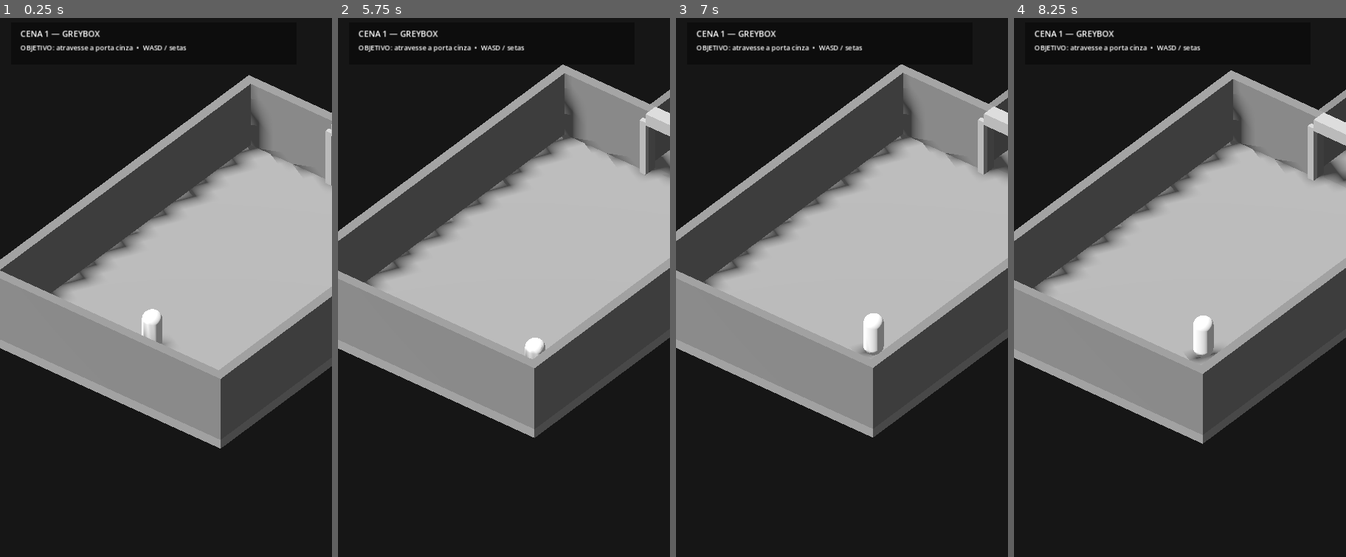
Above: before the commit, frames 1-4 (left to right).
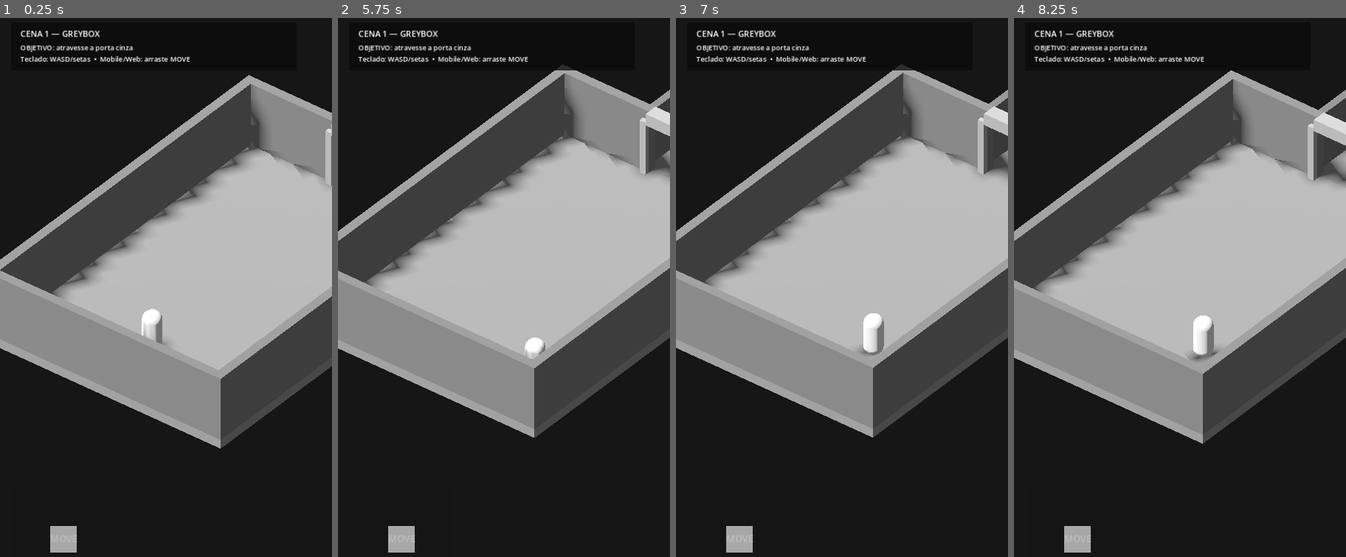
Above: after the commit, the same moments.

Repository: Surgaj/Protocol-Zero
Game: Godot game, scene res://scenes/vertical_slice/scene_01_greybox.tscn
Two runs of this game, one before a commit and one after it. Both use one fixed random seed, a clock stepped at 60 frames per second and the inputs below.
Inputs (mouse positions are in pixels of both pictures, inside the frame that each line leads up to):
- Up to frame 1 (0.25 s): no input
- Up to frame 2 (5.75 s): move the mouse to (577, 276) at 0.52 s; hold D (move_right) 0.53-1.25 s; click (577, 276) at 0.67 s; drag from (437, 336) to (487, 427) at 1.27 s; move the mouse to (537, 179) at 2.02 s; hold D (move_right) 2.03-2.75 s; click (537, 179) at 2.17 s; drag from (487, 427) to (404, 217) at 2.77 s; move the mouse to (603, 395) at 3.52 s; hold A (move_left) 3.53-4.25 s; click (603, 395) at 3.67 s; drag from (404, 217) to (454, 158) at 4.27 s; move the mouse to (520, 309) at 5.02 s; hold S (move_back) from 5.03 s (still down); click (520, 309) at 5.17 s
- Up to frame 3 (7 s): release S (move_back) at 5.75 s; drag from (792, 158) to (775, 336) at 5.77 s; tap Enter at 6.5 s; move the mouse to (915, 276) at 6.52 s; hold W (move_forward) from 6.53 s (still down); click (915, 276) at 6.67 s
- Up to frame 4 (8.25 s): release W (move_forward) at 7.25 s; drag from (1113, 336) to (1163, 427) at 7.27 s; move the mouse to (1213, 179) at 8.02 s; hold S (move_back) from 8.03 s (still down); click (1213, 179) at 8.17 s

The runs differ from the first frame. In frame 1, 0.8% of the frame differs, in the area x 6-58%, y 5-100%; in frame 2, 0.8%; in frame 3, 0.8%, in the area x 6-72%, y 5-100%; in frame 4, 0.8%.

Commit message:
Build mobile Web preview for greybox

Diff:
--- a/godot/scripts/vertical_slice/scene_01_greybox.gd
+++ b/godot/scripts/vertical_slice/scene_01_greybox.gd
@@ -130,7 +130,7 @@
 
 	var panel := ColorRect.new()
 	panel.position = Vector2(24, 22)
-	panel.size = Vector2(620, 92)
+	panel.size = Vector2(620, 104)
 	panel.color = Color(0.04, 0.04, 0.04, 0.78)
 	layer.add_child(panel)
 
@@ -142,9 +142,22 @@
 
 	status_label = Label.new()
 	status_label.position = Vector2(20, 44)
-	status_label.text = "OBJETIVO: atravesse a porta cinza  •  WASD / setas"
+	status_label.text = "OBJETIVO: atravesse a porta cinza\nTeclado: WASD/setas  •  Mobile/Web: arraste MOVE"
 	status_label.add_theme_font_size_override("font_size", 15)
 	panel.add_child(status_label)
+
+	var virtual_stick := Control.new()
+	virtual_stick.name = "VirtualStick"
+	virtual_stick.set_script(load("res://scripts/vertical_slice/virtual_stick.gd"))
+	virtual_stick.anchor_left = 0.0
+	virtual_stick.anchor_top = 1.0
+	virtual_stick.anchor_right = 0.0
+	virtual_stick.anchor_bottom = 1.0
+	virtual_stick.offset_left = 28.0
+	virtual_stick.offset_top = -248.0
+	virtual_stick.offset_right = 248.0
+	virtual_stick.offset_bottom = -28.0
+	layer.add_child(virtual_stick)
 
 func build_exit_trigger() -> void:
 	var area := Area3D.new()
--- /dev/null
+++ b/godot/scripts/vertical_slice/virtual_stick.gd
@@ -0,0 +1,129 @@
+extends Control
+
+# PROTOCOL ZERO — controle virtual de greybox.
+# Sem arte final: apenas um pad funcional para validar movimento no celular/Web.
+
+@export var max_radius: float = 82.0
+@export var input_deadzone: float = 0.12
+
+var _touch_id: int = -1
+var _mouse_active: bool = false
+var _center: Vector2 = Vector2.ZERO
+var _knob: ColorRect
+
+func _ready() -> void:
+	mouse_filter = Control.MOUSE_FILTER_STOP
+	_build_visuals()
+	_center = size * 0.5
+	_reset_knob()
+
+func _notification(what: int) -> void:
+	if what == NOTIFICATION_RESIZED and is_instance_valid(_knob):
+		_center = size * 0.5
+		_reset_knob()
+
+func _input(event: InputEvent) -> void:
+	if event is InputEventScreenTouch:
+		var touch := event as InputEventScreenTouch
+		if touch.pressed and _touch_id == -1 and get_global_rect().has_point(touch.position):
+			_touch_id = touch.index
+			_update_from_global(touch.position)
+			get_viewport().set_input_as_handled()
+		elif not touch.pressed and touch.index == _touch_id:
+			_touch_id = -1
+			_set_vector(Vector2.ZERO)
+			get_viewport().set_input_as_handled()
+		return
+
+	if event is InputEventScreenDrag:
+		var drag := event as InputEventScreenDrag
+		if drag.index == _touch_id:
+			_update_from_global(drag.position)
+			get_viewport().set_input_as_handled()
+		return
+
+	# Mouse também controla o pad para permitir teste rápido no navegador desktop.
+	if event is InputEventMouseButton:
+		var mouse_button := event as InputEventMouseButton
+		if mouse_button.button_index == MOUSE_BUTTON_LEFT:
+			if mouse_button.pressed and get_global_rect().has_point(mouse_button.position):
+				_mouse_active = true
+				_update_from_global(mouse_button.position)
+				get_viewport().set_input_as_handled()
+			elif not mouse_button.pressed and _mouse_active:
+				_mouse_active = false
+				_set_vector(Vector2.ZERO)
+				get_viewport().set_input_as_handled()
+		return
+
+	if event is InputEventMouseMotion and _mouse_active:
+		var motion := event as InputEventMouseMotion
+		_update_from_global(motion.position)
+		get_viewport().set_input_as_handled()
+
+func _exit_tree() -> void:
+	_release_actions()
+
+func _build_visuals() -> void:
+	var base := ColorRect.new()
+	base.name = "PadBase"
+	base.set_anchors_and_offsets_preset(Control.PRESET_FULL_RECT)
+	base.color = Color(0.08, 0.08, 0.08, 0.58)
+	base.mouse_filter = Control.MOUSE_FILTER_IGNORE
+	add_child(base)
+
+	var label := Label.new()
+	label.name = "MoveLabel"
+	label.text = "MOVE"
+	label.horizontal_alignment = HORIZONTAL_ALIGNMENT_CENTER
+	label.vertical_alignment = VERTICAL_ALIGNMENT_CENTER
+	label.set_anchors_and_offsets_preset(Control.PRESET_FULL_RECT)
+	label.add_theme_font_size_override("font_size", 20)
+	label.modulate = Color(1, 1, 1, 0.55)
+	label.mouse_filter = Control.MOUSE_FILTER_IGNORE
+	add_child(label)
+
+	_knob = ColorRect.new()
+	_knob.name = "Knob"
+	_knob.size = Vector2(58, 58)
+	_knob.color = Color(0.78, 0.78, 0.78, 0.82)
+	_knob.mouse_filter = Control.MOUSE_FILTER_IGNORE
+	add_child(_knob)
+
+func _update_from_global(global_pos: Vector2) -> void:
+	var local_pos := global_pos - global_position
+	var offset := local_pos - _center
+	if offset.length() > max_radius:
+		offset = offset.normalized() * max_radius
+	var vector := offset / max_radius
+	_set_vector(vector)
+
+func _set_vector(vector: Vector2) -> void:
+	_release_actions()
+
+	if vector.length() < input_deadzone:
+		vector = Vector2.ZERO
+
+	if vector.x < 0.0:
+		Input.action_press("move_left", abs(vector.x))
+	elif vector.x > 0.0:
+		Input.action_press("move_right", vector.x)
+
+	if vector.y < 0.0:
+		Input.action_press("move_forward", abs(vector.y))
+	elif vector.y > 0.0:
+		Input.action_press("move_back", vector.y)
+
+	if is_instance_valid(_knob):
+		var knob_offset := vector * max_radius
+		_knob.position = _center - (_knob.size * 0.5) + knob_offset
+
+func _release_actions() -> void:
+	Input.action_release("move_left")
+	Input.action_release("move_right")
+	Input.action_release("move_forward")
+	Input.action_release("move_back")
+
+func _reset_knob() -> void:
+	if is_instance_valid(_knob):
+		_knob.position = _center - (_knob.size * 0.5)
--- a/godot/tests/smoke_test.gd
+++ b/godot/tests/smoke_test.gd
@@ -1,7 +1,6 @@
 extends SceneTree
 
 # Headless smoke test: carrega a Cena 1 e confirma os nós mínimos.
-# Executar quando houver Godot disponível:
 # godot --headless --path godot --script res://tests/smoke_test.gd
 
 func _initialize() -> void:
@@ -21,6 +20,7 @@
 	var player := scene.get_node_or_null("Elias_GreyCapsule")
 	var camera := scene.get_node_or_null("GreyboxCamera")
 	var exit_trigger := scene.get_node_or_null("Scene01Exit")
+	var virtual_stick := scene.get_node_or_null("GreyboxUI/VirtualStick")
 
 	if player == null:
 		push_error("SMOKE FAIL: Elias_GreyCapsule ausente")
@@ -37,5 +37,10 @@
 		quit(1)
 		return
 
-	print("SMOKE PASS: scene, player, camera e exit trigger carregados")
+	if virtual_stick == null:
+		push_error("SMOKE FAIL: VirtualStick ausente")
+		quit(1)
+		return
+
+	print("SMOKE PASS: scene, player, camera, exit trigger e virtual stick carregados")
 	quit(0)
Not shown, added: godot/export_presets.cfg
Not shown, changed: .github/workflows/godot-smoke.yml
